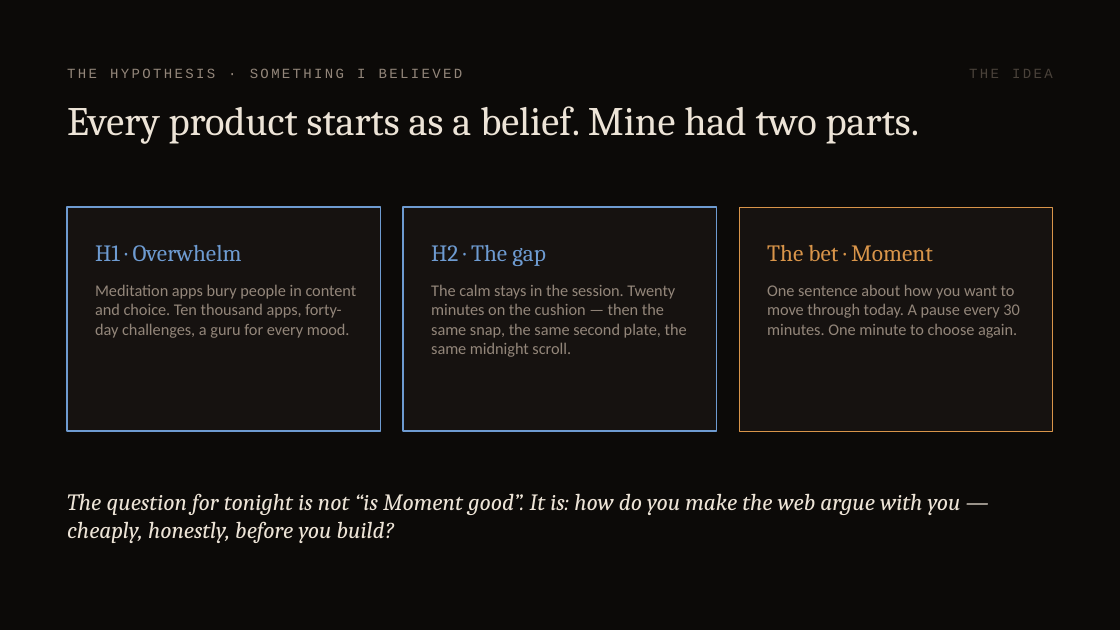
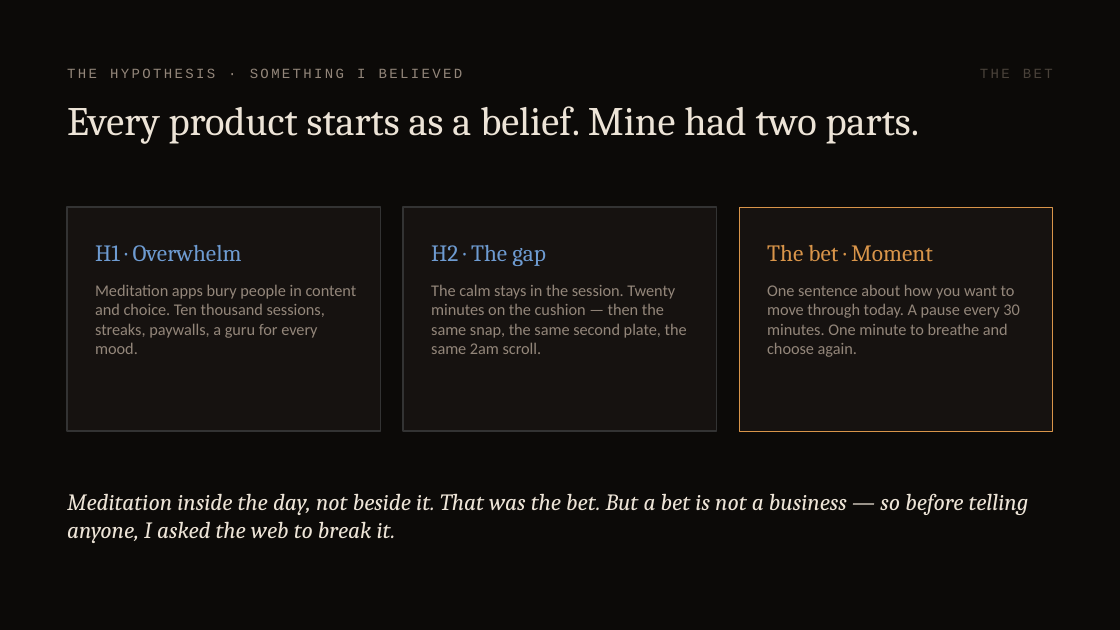
Before and after one commit to kewinzaq1/first-breath, a slide deck: slide 2 of docs/first-breath-how-it-works.pptx. Drawn at 1120x630 pixels with LibreOffice and Linux fonts; fonts in the diff are those of the drawing. Boxes give left, top, right and bottom in pixels: in the first picture for what was removed or moved away, otherwise in the second. Text is boxed around its words. In the diff, an @@ line names an element or a change of style, - is before the commit and + after.

```diff
--- a/docs/first-breath-how-it-works.pptx
+++ b/docs/first-breath-how-it-works.pptx
@@ text at box(980, 69, 1053, 78): text changed @@
-THE IDEA
+THE BET
@@ rectangle at box(67, 207, 381, 431): outline #6E9BD1 1 pt to #333333 1 pt @@
@@ rectangle at box(403, 207, 717, 431): outline #6E9BD1 1 pt to #333333 1 pt @@
@@ text at box(95, 284, 357, 354): text changed @@
-Meditation apps bury people in content and choice. Ten thousand apps, forty-day challenges, a guru for every mood.
+Meditation apps bury people in content and choice. Ten thousand sessions, streaks, paywalls, a guru for every mood.
@@ text at box(431, 284, 687, 354): text changed @@
-The calm stays in the session. Twenty minutes on the cushion — then the same snap, the same second plate, the same midnight scroll.
+The calm stays in the session. Twenty minutes on the cushion — then the same snap, the same second plate, the same 2am scroll.
@@ text at box(767, 284, 1019, 357): text changed @@
-One sentence about how you want to move through today. A pause every 30 minutes. One minute to choose again.
+One sentence about how you want to move through today. A pause every 30 minutes. One minute to breathe and choose again.
@@ text at box(67, 493, 1029, 543): text changed @@
-The question for tonight is not “is Moment good”. It is: how do you make the web argue with you — cheaply, honestly, before you build?
+Meditation inside the day, not beside it. That was the bet. But a bet is not a business — so before telling anyone, I asked the web to break it.
```
Also in this commit, not shown: 8 other slides changed, 1 slide added, 1 slide removed, 14 other files.
